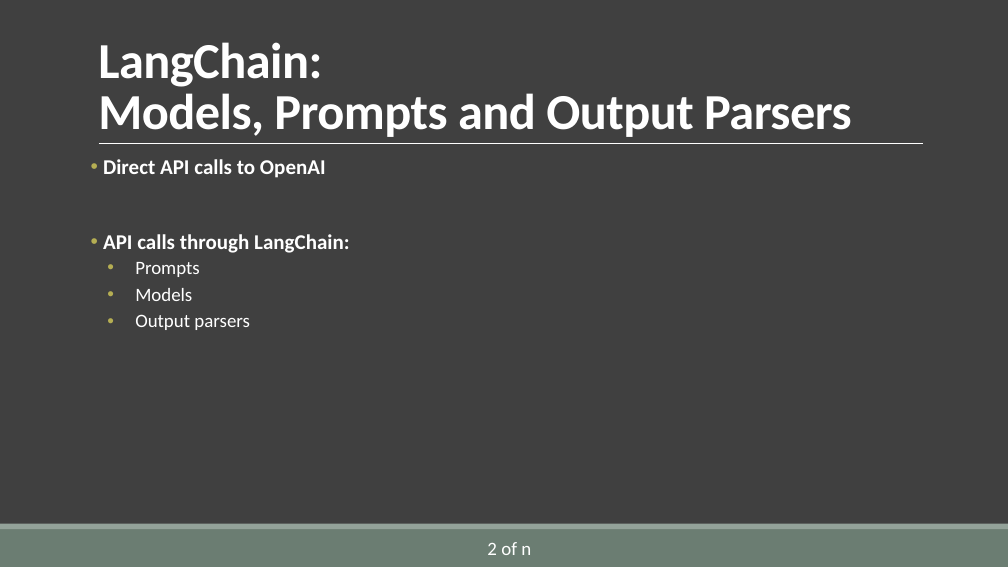
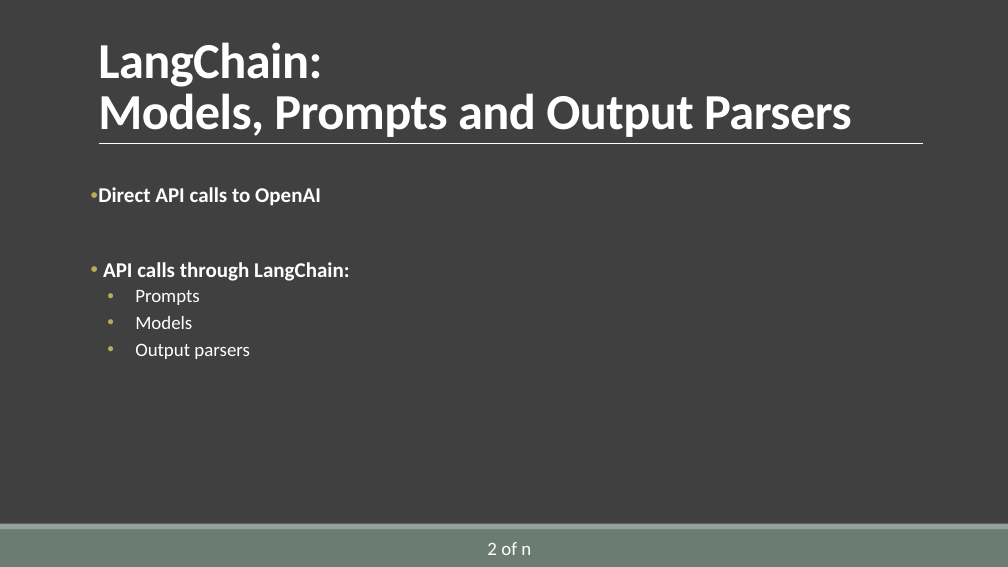
Before and after one commit to AlirezaSaei1/NLP-Assignments, a slide deck: slide 3 of Presentation/Slides/Presentation.pptx. Drawn at 1008x567 pixels with LibreOffice and Linux fonts; fonts in the diff are those of the drawing. Boxes give left, top, right and bottom in pixels: in the first picture for what was removed or moved away, otherwise in the second. Text is boxed around its words. In the diff, an @@ line names an element or a change of style, - is before the commit and + after.

```diff
--- a/Presentation/Slides/Presentation.pptx
+++ b/Presentation/Slides/Presentation.pptx
@@ text "Direct API calls to OpenAI" rewrapped from (103,159,349,330) to (98,187,349,359) @@
```
Also in this commit, not shown: 6 other slides changed, 3 slides added.
